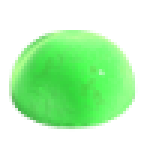
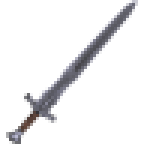
Comparing the layer stacks of the two (144, 144) images. Changes:
hid "Pasted Layer#56" over [left=9, top=30, right=138, bottom=132]
showed "Pasted Layer#45", painted on it over [left=6, top=0, right=138, bottom=144]
